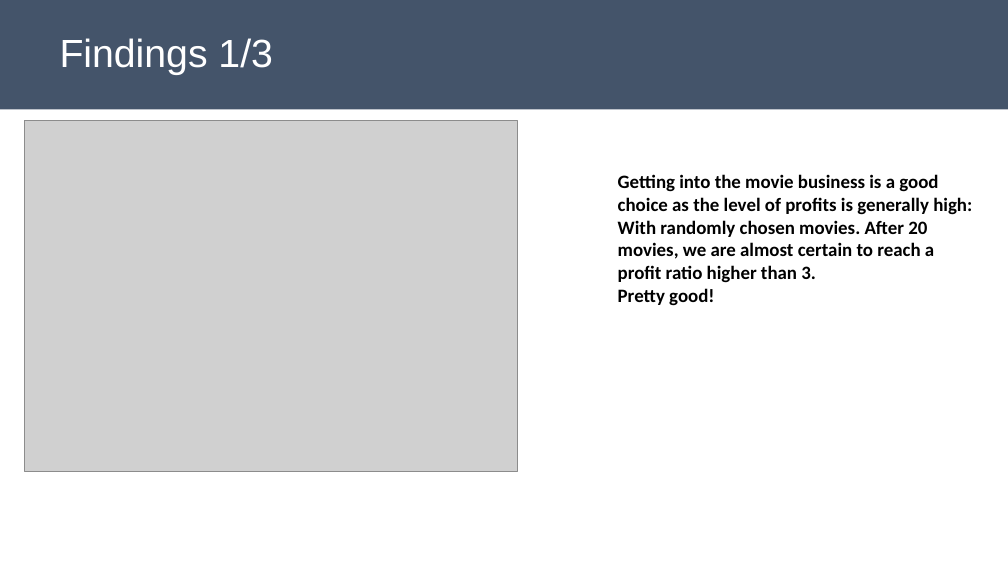
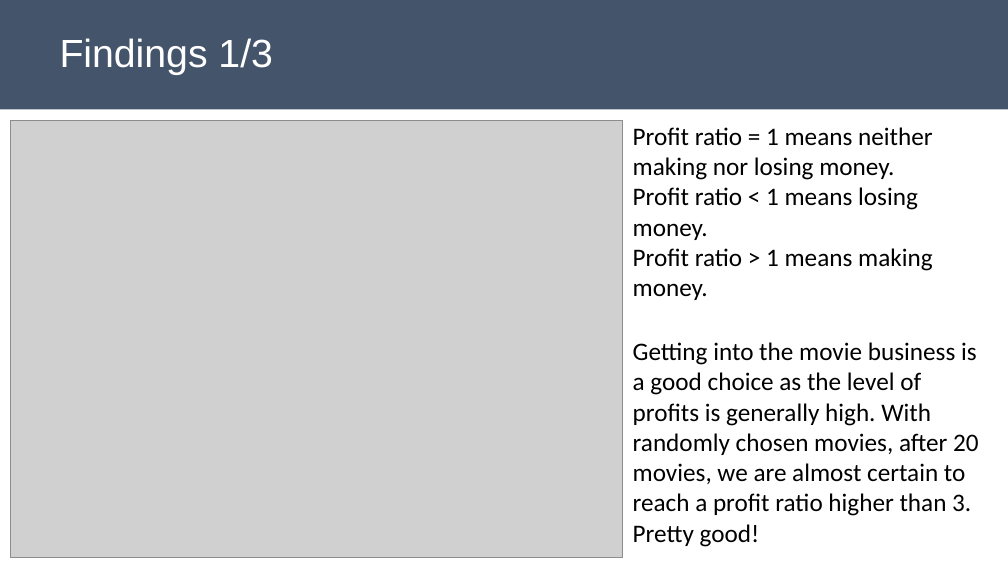
Before and after one commit to poariston/DataAnalysis_SuccessfulMovies, a slide deck: slide 4 of Mod1Project_Presentation_POAriston.pptx. Drawn at 1008x567 pixels with LibreOffice and Linux fonts; fonts in the diff are those of the drawing; grey boxes stand for pictures. Boxes give left, top, right and bottom in pixels: in the first picture for what was removed or moved away, otherwise in the second. Text is boxed around its words. In the diff, an @@ line names an element or a change of style, - is before the commit and + after.

```diff
--- a/Mod1Project_Presentation_POAriston.pptx
+++ b/Mod1Project_Presentation_POAriston.pptx
@@ picture: place and size @@
-picture at (25,120,517,472)
+picture at (10,120,622,557)
@@ text added at (633,127,932,300), 24 pt, text #000000 @@
+Profit ratio = 1 means neither making nor losing money.
+Profit ratio < 1 means losing money.
+Profit ratio > 1 means making money.
@@ text "Getting into the movie business ...": place and size @@
-text "Getting into the movie business ..." at (618,174,972,306)
+text "Getting into the movie business ..." at (633,342,979,547)
@@ text at (633,342,979,516): text changed; size 18 to 24 pt; bold off @@
-Getting into the movie business is a good choice as the level of profits is generally high: With randomly chosen movies. After 20 movies, we are almost certain to reach a profit ratio higher than 3.
+Getting into the movie business is a good choice as the level of profits is generally high. With randomly chosen movies, after 20 movies, we are almost certain to reach a profit ratio higher than 3.
@@ text at (633,524,760,547): size 18 to 24 pt, bold off in "Pretty good!" @@
```
Also in this commit, not shown: 1 other slide changed, 1 other file.
